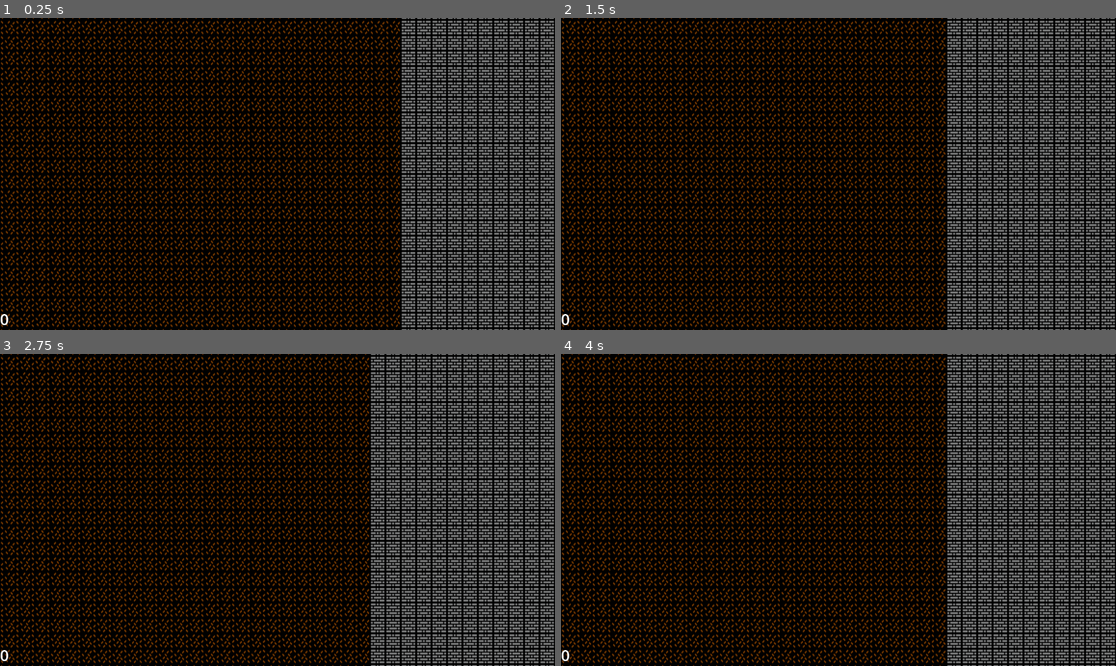
Above: before the commit, frames 1-4 (two rows, left to right).
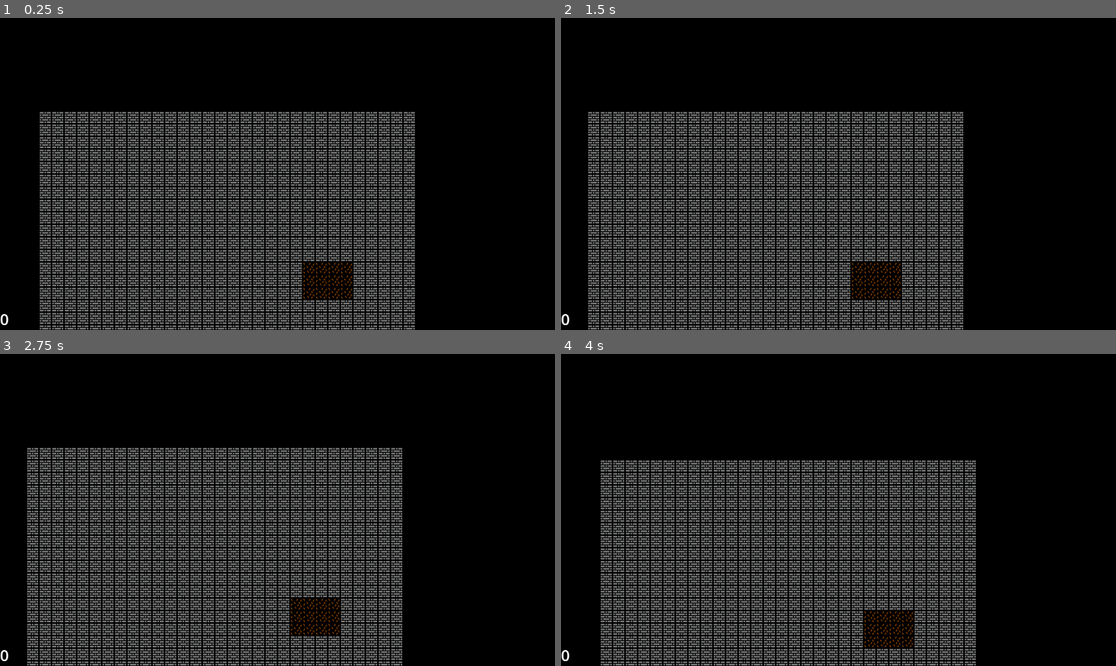
Above: after the commit, the same moments.

Repository: mat148/RougeLikeDev-2024-Take-2
Game: Godot game, scene res://src/Game/game_3d.tscn
Same seed, same stepped clock (60 frames per second), same inputs: the game is played once before the commit and once after it. This scene is started directly instead of the project's main scene.
Inputs:
- Up to frame 1 (0.25 s): no input
- Up to frame 2 (1.5 s): tap Enter at 0.5 s; hold D (move_right) 0.53-1.28 s; tap Space at 1.25 s; hold Down (down) from 1.28 s (still down)
- Up to frame 3 (2.75 s): tap Enter at 2 s; release Down (down) at 2.03 s; hold D (move_right) from 2.03 s (still down)
- Up to frame 4 (4 s): tap Space at 2.75 s; release D (move_right) at 2.78 s; hold W (move_up) 2.78-3.53 s; tap Enter at 3.5 s; hold A (move_left) from 3.53 s (still down)

The runs differ from the first frame. In frame 1, 58% of the frame differs, in the area x 0-100%, y 0-100%; in frame 2, 59%; in frame 3, 60%; in frame 4, 57%.

Commit message:
3d generation working

Diff:
--- a/src/Map/dungeon_generator_3d.gd
+++ b/src/Map/dungeon_generator_3d.gd
@@ -2,25 +2,24 @@
 extends Node
 
 @export_category("Map Dimensions")
-@export var map_width: int = 80
-@export var map_height: int = 60
-@export var map_depth: int = 10
+@export var map_width: int = 30
+@export var map_height: int = 30
+@export var map_depth: int = 8
 
 @export_category("Rooms RNG")
-@export var max_rooms: int = 4
+@export var max_rooms: int = 3
 @export var room_max_size: int = 4
 @export var room_min_size: int = 2
 
 var _rng := RandomNumberGenerator.new()
 
+@export var rooms: Array[Room3D] = []
 
 func _ready() -> void:
 	_rng.randomize()
 
 func generate_dungeon(player: Entity3D) -> MapData3D:
 	var dungeon := MapData3D.new(map_width, map_height, map_depth)
-
-	var rooms: Array[Room3D] = []
 
 	for _try_room in max_rooms:
 		var room_width: int = _rng.randi_range(room_min_size, room_max_size)
@@ -29,8 +28,7 @@
 
 		var x: int = _rng.randi_range(0, dungeon.width - room_width - 1)
 		var y: int = _rng.randi_range(0, dungeon.height - room_height - 1)
-		#var z: int = _rng.randi_range(0, dungeon.depth - room_depth - 1)
-		var z: int = 0
+		var z: int = _rng.randi_range(0, dungeon.depth - room_depth - 1)
 
 		var new_room := Room3D.new(Vector3(x, y, z), room_width, room_height, room_depth)
 
@@ -47,18 +45,20 @@
 
 		if rooms.is_empty():
 			player.grid_position = new_room.get_center()
-		#else:
-			#_tunnel_between(dungeon, rooms.back().get_center(), new_room.get_center())
+		else:
+			_tunnel_between(dungeon, rooms.back().get_center(), new_room.get_center())
 
 		rooms.append(new_room)
 
 	return dungeon
 
 func _carve_room(dungeon: MapData3D, room: Room3D) -> void:
-	var inner: Room3D = room.grow(-1)
-	for y in range(inner.position.y, inner.end.y + 1):
-		for x in range(inner.position.x, inner.end.x + 1):
-			for z in range(inner.position.z, inner.end.z + 1):
+	var start_position: Vector3 = room.room_position
+	var end_position: Vector3 = room.end
+
+	for z in range(start_position.z, end_position.z):
+		for y in range(start_position.y, end_position.y):
+			for x in range(start_position.x, end_position.x):
 				_carve_tile(dungeon, x, y, z)
 
 func _carve_tile(dungeon: MapData3D, x: int, y: int, z: int) -> void:
@@ -70,7 +70,7 @@
 	var x_min: int = mini(start.x, end.x)
 	var x_max: int = maxi(start.x, end.x)
 	for x in range(x_min, x_max + 1):
-		_carve_tile(dungeon, x, y, start.z)
+		_carve_tile(dungeon, x, y, end.z)
 
 func _tunnel_vertical(dungeon: MapData3D, x: int, start: Vector3i, end: Vector3i) -> void:
 	var y_min: int = mini(start.y, end.y)
--- a/src/Map/map_data_3d.gd
+++ b/src/Map/map_data_3d.gd
@@ -18,7 +18,7 @@
 	width = map_width
 	height = map_height
 	depth = map_depth
-	area = Rect2i(0, 0, map_width, map_height)
+	#area = Rect2i(0, 0, map_width, map_height)
 	_setup_tiles()
 
 
@@ -58,4 +58,4 @@
 func grid_to_index(grid_position: Vector3i) -> int:
 	if not is_in_bounds(grid_position):
 		return -1
-	return grid_position.y * width + grid_position.x
+	return grid_position.z * width * height + grid_position.y * width + grid_position.x
